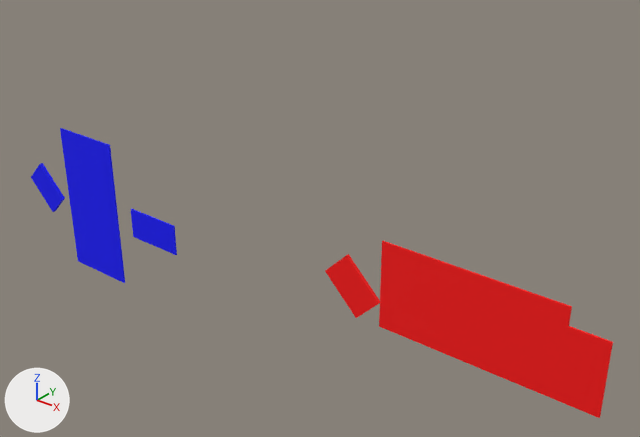
The glTF model packages/core/tests/outputs/modeler/pack.glb, before and after one commit.
Both versions are drawn from a camera (50 mm lens) standing at (4567.0, -3270.0, 2528.0) and looking at (1798.0, 192.0, 381.0). Every picture has the same lights, and +X, +Y and +Z are marked at lower left. The picture after the commit comes second. Where no turn or scale is listed for an object, it has been applied to the vertices.

Script lines for the objects in view, before the commit:
```python
me_mesh_box_shape_0_001 = bpy.data.meshes.new('Mesh:Box_shape_0.001')
me_mesh_box_shape_0_001.from_pydata(...)  # a box spanning x -200.0..200.0, y -5.0..5.0, z -100.0..100.0
me_mesh_box_shape_0_001.materials.append(mat_mesh_material_001)  # blue #0000ff
me_mesh_box_shape_0_004 = bpy.data.meshes.new('Mesh:Box_shape_0.004')
me_mesh_box_shape_0_004.from_pydata(...)  # a box spanning x -500.0..500.0, y -5.0..5.0, z -250.0..250.0
me_mesh_box_shape_0_004.materials.append(mat_mesh_material_004)  # red #ff0000
me_mesh_box_shape_0_005 = bpy.data.meshes.new('Mesh:Box_shape_0.005')
me_mesh_box_shape_0_005.from_pydata(...)  # a box spanning x -100.0..100.0, y -5.0..5.0, z -200.0..200.0
me_mesh_box_shape_0_005.materials.append(mat_mesh_material_005)  # red #ff0000
ob_mesh_box_shape_0_001 = bpy.data.objects.new('Mesh:Box_shape_0.001', me_mesh_box_shape_0_001)
ob_mesh_box_shape_0_001.location = (600.0, 0.0, 0.0)
ob_mesh_box_shape_0_004 = bpy.data.objects.new('Mesh:Box_shape_0.004', me_mesh_box_shape_0_004)
ob_mesh_box_shape_0_004.location = (2854.0, -5.0, 250.0)
ob_mesh_box_shape_0_005 = bpy.data.objects.new('Mesh:Box_shape_0.005', me_mesh_box_shape_0_005)
ob_mesh_box_shape_0_005.location = (3454.0, -5.0, 200.0)
# also in view: 'Mesh:Box_shape_0.003' at (2177.0, -10.0, 177.0); 'Mesh:Box_shape_0' at (0.0, 0.0, 0.0); 'Mesh:Box_shape_0.002' at (-500.0, 0.0, 0.0)
```
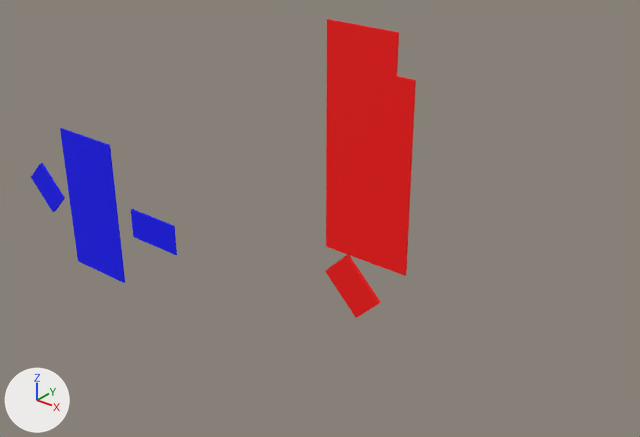
Changed parts and their boxes [x1, y1, x2, y2] in the pictures (640 x 437 px):
```json
{"object": "Mesh:Box_shape_0.004", "change": "deleted", "before": [379, 241, 572, 401], "on screen": "red"}
{"object": "shape_5", "change": "added", "after": [326, 61, 416, 276], "on screen": "red"}
{"object": "Mesh:Box_shape_0.005", "change": "deleted", "before": [558, 326, 613, 418], "on screen": "red"}
{"object": "shape_6", "change": "added", "after": [327, 19, 399, 76], "on screen": "red"}
```

Edits to the scene script, one JSON object a line:
```json
{"op": "add", "block": "me_shape_6", "code": ["me_shape_6 = bpy.data.meshes.new('shape_6')", "me_shape_6.from_pydata(...)  # a box spanning x -200.0..200.0, y -5.0..5.0, z -100.0..100.0", "me_shape_6.materials.append(mat_mesh_material_005)  # red #ff0000"]}
{"op": "add", "block": "me_shape_5", "code": ["me_shape_5 = bpy.data.meshes.new('shape_5')", "me_shape_5.from_pydata(...)  # a box spanning x -250.0..250.0, y -5.0..5.0, z -500.0..500.0", "me_shape_5.materials.append(mat_mesh_material_004)  # red #ff0000"]}
{"op": "remove", "block": "ob_mesh_box_shape_0_004", "code": ["ob_mesh_box_shape_0_004 = bpy.data.objects.new('Mesh:Box_shape_0.004', me_mesh_box_shape_0_004)", "ob_mesh_box_shape_0_004.location = (2854.0, -5.0, 250.0)"]}
{"op": "remove", "block": "ob_mesh_box_shape_0_005", "code": ["ob_mesh_box_shape_0_005 = bpy.data.objects.new('Mesh:Box_shape_0.005', me_mesh_box_shape_0_005)", "ob_mesh_box_shape_0_005.location = (3454.0, -5.0, 200.0)"]}
{"op": "add", "block": "ob_shape_6", "code": ["ob_shape_6 = bpy.data.objects.new('shape_6', me_shape_6)", "ob_shape_6.location = (2200.0, -5.0, 1454.0)"]}
{"op": "add", "block": "ob_shape_5", "code": ["ob_shape_5 = bpy.data.objects.new('shape_5', me_shape_5)", "ob_shape_5.location = (2250.0, -5.0, 854.0)"]}
```
